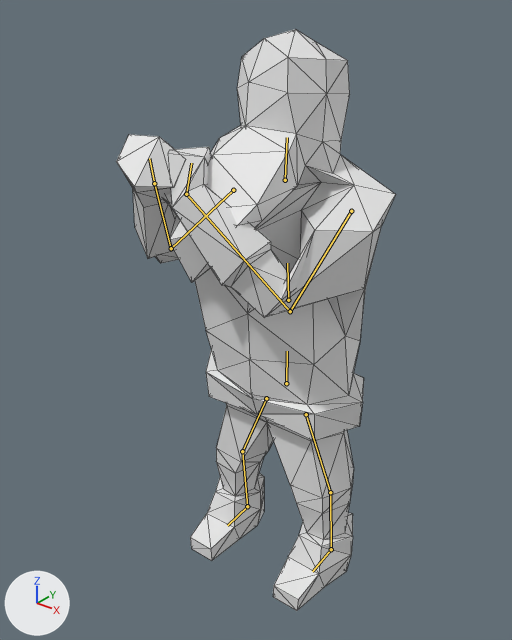
The Blender file Animations/WarriorSmash-Stance.blend, before and after one commit.
Rendered twice from a 50 mm camera at (5.88, -8.12, 9.37) aimed at (-0.37, -0.31, 4.53). The lights are fixed; the arrows at lower left show +X, +Y and +Z. Both versions are drawn at frame 80 of the action 'ArmatureAction'; the numbers are the values there. The bones that bend it are drawn over the model as lines. Mesh edges are drawn as thin lines.
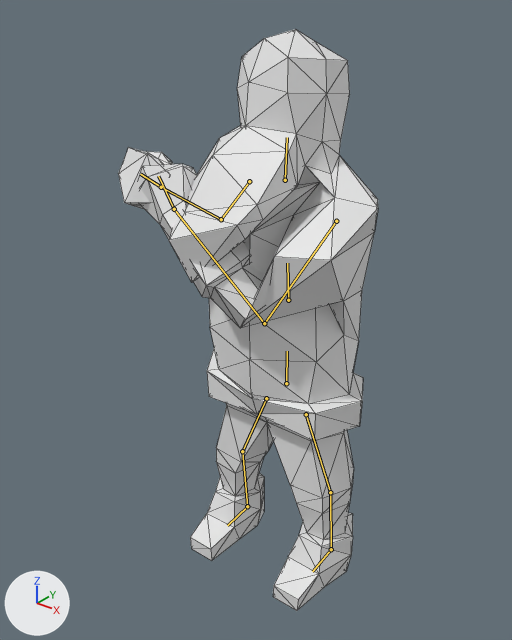
The change in detail:
Bone 'Shoulder.R' (bone_shoulder_r) moves from (-0.02, -0.43, 0.22) to (-0.29, -0.5, -0.02).
Bone 'Shoulder.R' (bone_shoulder_r) turns from (-12, 19, -17) to (-35, 27, -7) degrees about its own x, y and z.
Bone 'Shoulder.L' (bone_shoulder_l) moves from (0.06, -0.18, 0.16) to (-0.31, -0.15, 0.09).
Bone 'Shoulder.L' (bone_shoulder_l) turns from (18, 67, 79) to (76, 55, 132) degrees about its own x, y and z.
Bone 'Hand.L' (bone_hand_l) turns from (-68, 53, -20) to (-2, 18, 16) degrees about its own x, y and z.

Where the change shows, as pixel boxes (x1, y1, x2, y2) in the pictures (512 x 640 px):
'Cube', posed (7% narrower)
    before: (116, 29, 396, 611)
    after: (118, 29, 378, 611)
bone 'Shoulder.R', root to tip
    before: (233, 190) to (171, 248)
    after: (249, 181) to (221, 219)
bone 'Shoulder.L', root to tip
    before: (351, 211) to (290, 311)
    after: (336, 221) to (264, 323)
bone 'Hand.L', root to tip
    before: (186, 194) to (191, 163)
    after: (174, 209) to (158, 176)
